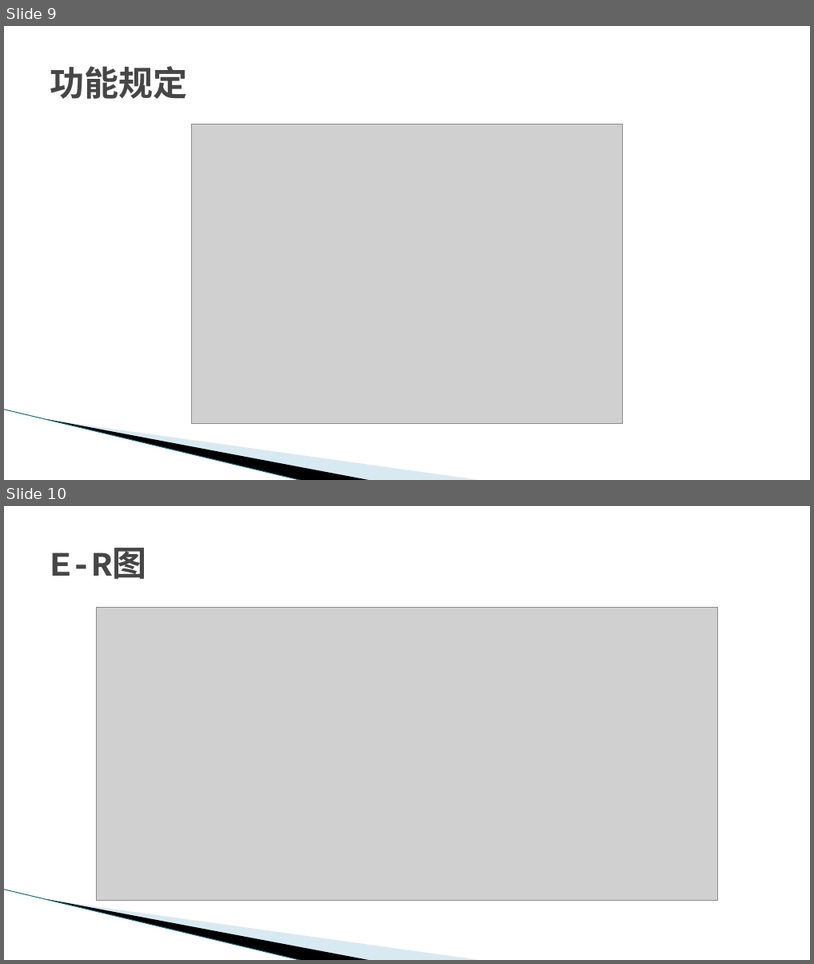
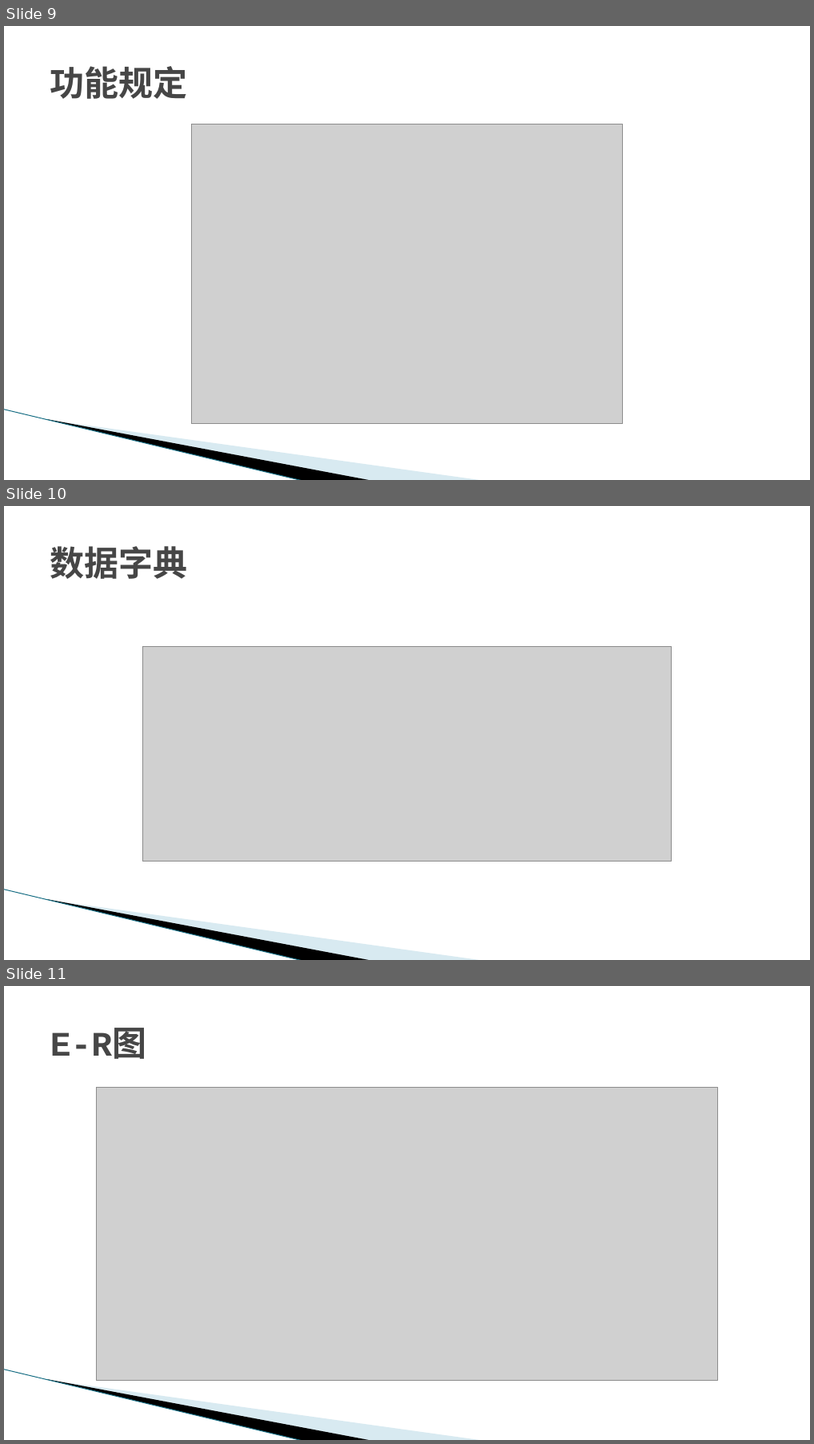
Before and after one commit to G17workfordadoudou/dadoudou, a slide deck: SE2022-G17小组-软件需求.pptx. Shown one above the other, each under a label of ours: slides 9 and 10 before the commit, slides 9, 10 and 11 after it. The pictures are 814x964 and 814x1444 pixels, drawn with LibreOffice and Linux fonts; fonts in the diff are those of the drawing; grey boxes stand for pictures; background and template pictures are left out. Boxes give left, top, right and bottom in pixels: in the first picture for what was removed or moved away, otherwise in the second. Text is boxed around its words. In the diff, an @@ line names an element or a change of style, - is before the commit and + after.

```diff
--- a/SE2022-G17小组-软件需求.pptx
+++ b/SE2022-G17小组-软件需求.pptx
@@ slide 10 added at (4, 506, 810, 960), background #FFFFFF; not listed: 3 template elements that a slide beside it also shows @@
@@ title added at (50, 546, 188, 579), 41 pt, text #464646, bold @@
+数据字典
@@ picture added at (142, 646, 672, 861) @@
@@ what was slide 10 is now slide 11 @@
```
